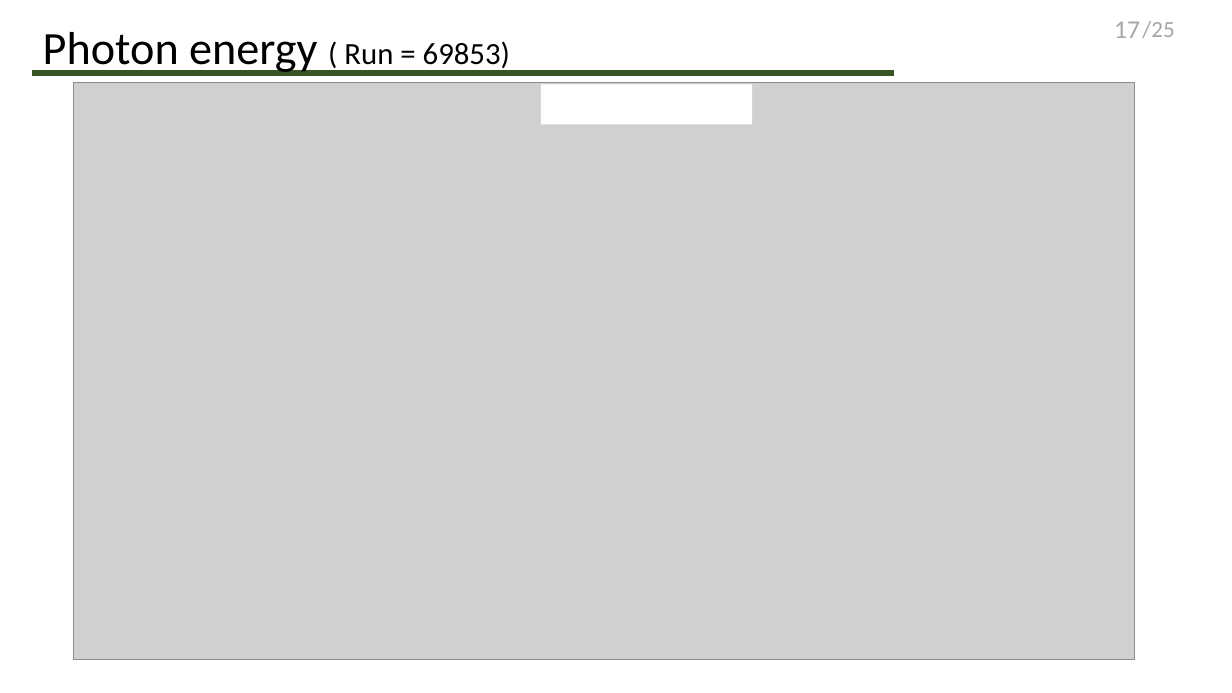
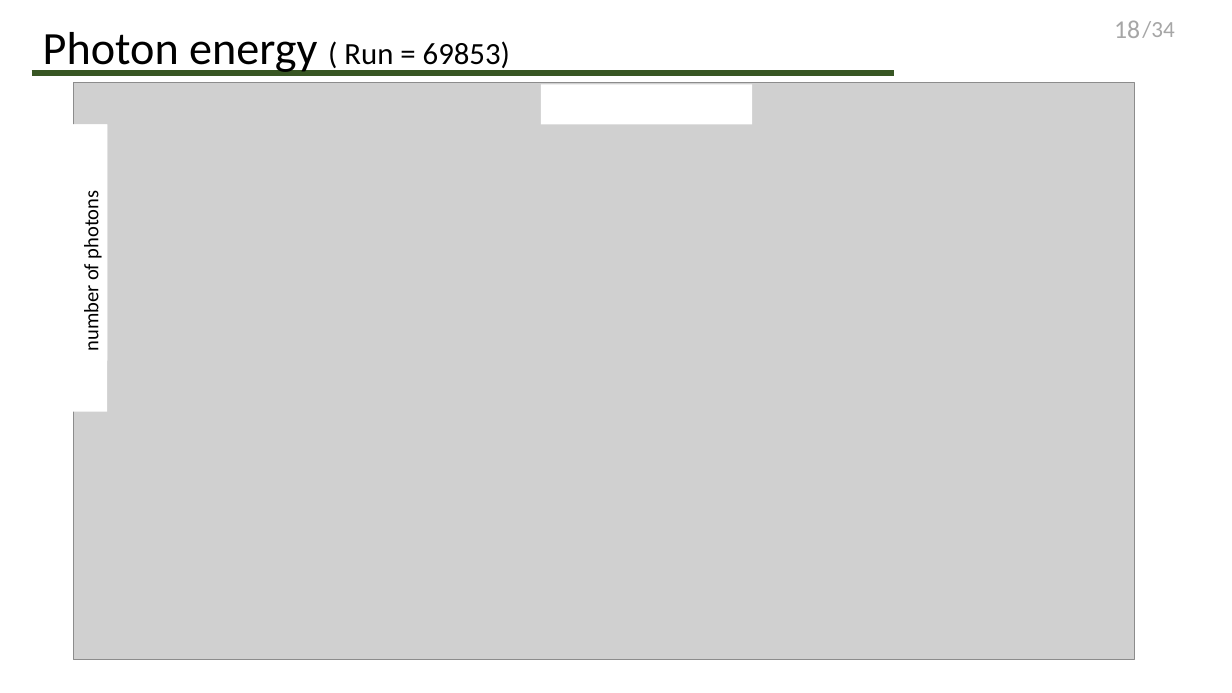
Before and after one commit to Edwin96wang/CompassIntern, a slide deck: slide 18 of presentation/Final pre/talk.pptx (slide 17 before the commit). Drawn at 1232x693 pixels with LibreOffice and Linux fonts; fonts in the diff are those of the drawing; grey boxes stand for pictures. Boxes give left, top, right and bottom in pixels: in the first picture for what was removed or moved away, otherwise in the second. Text is boxed around its words. In the diff, an @@ line names an element or a change of style, - is before the commit and + after.

```diff
--- a/presentation/Final pre/talk.pptx
+++ b/presentation/Final pre/talk.pptx
@@ page number at [1114, 20, 1140, 38]: text changed @@
-17
+18
@@ text at [1142, 21, 1174, 38]: text changed @@
-/25
+/34
@@ rectangle added at [73, 125, 107, 412], fill #FFFFFF, 16 pt, text #000000 @@
+the number of events
@@ rectangle added at [73, 124, 108, 361], fill #FFFFFF, 16 pt, text #000000 @@
+number of photons
```
Also in this commit, not shown: 32 other slides changed, 5 slides added, 3 other files.
